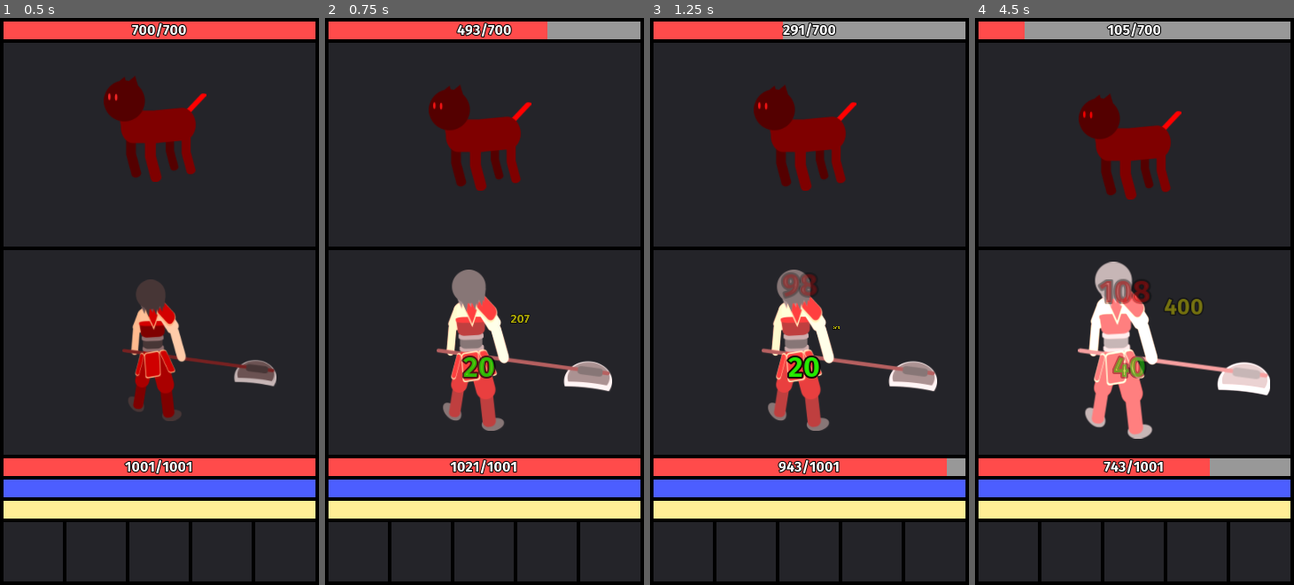
Above: before the commit, frames 1-4 (left to right).
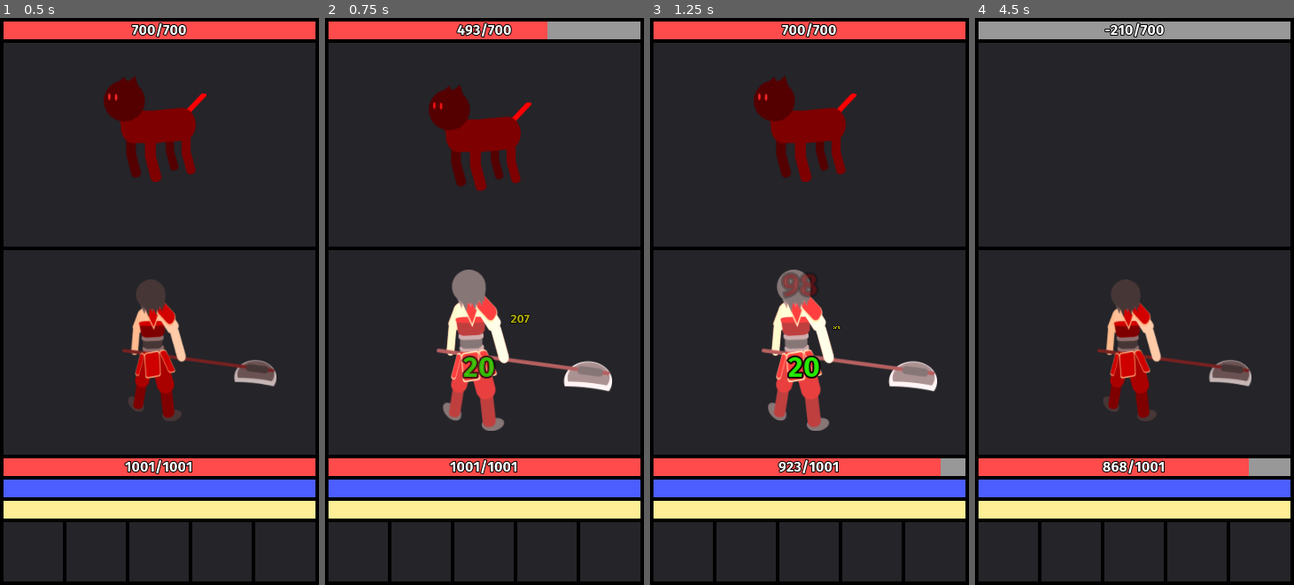
Above: after the commit, the same moments.

Repository: GitHubPiotr/Cartas-Mobile
Game: Godot game, scene res://engine/Level.tscn
The game is run twice, just before and just after one commit, with the same random seed, the same clock (stepped at 60 frames per second) and the same inputs.
Inputs (mouse positions are in pixels of both pictures, inside the frame that each line leads up to):
- Up to frame 1 (0.5 s): no input
- Up to frame 2 (0.75 s): tap Enter at 0.5 s; move the mouse to (554, 273) at 0.52 s; click (554, 273) at 0.67 s
- Up to frame 3 (1.25 s): no input
- Up to frame 4 (4.5 s): move the mouse to (1070, 329) at 1.27 s; click (1070, 329) at 1.42 s; move the mouse to (1166, 176) at 2.02 s; click (1166, 176) at 2.17 s; move the mouse to (1118, 414) at 2.77 s; click (1118, 414) at 2.92 s; move the mouse to (1230, 386) at 3.52 s; click (1230, 386) at 3.67 s; move the mouse to (1038, 216) at 4.27 s; click (1038, 216) at 4.42 s

Frame 1 is identical in both runs. In frame 2, 0.3% of the frame differs, in the area x 38-61%, y 77-81%; in frame 3, 3.5%; in frame 4, 10%, in the area x 1-93%, y 0-81%.

Commit message:
Bug Fixes

Diff:
--- a/engine/Level.gd
+++ b/engine/Level.gd
@@ -13,7 +13,7 @@
 	var panel_layout = $PanelLayout
 
 	var player = Player.instance()
-	player.init(1, 1, 1001, 50, 100, 222, 0.10, 0.10, 10, 200, 0.1)
+	player.init(1, 1, 1001, 50, 10, 222, 0.10, 0.10, 10, 200, 0.1)
 	player.global_position = Vector2(225, 375)
 	add_child(player)
 
--- a/gui/GamePanel.tscn
+++ b/gui/GamePanel.tscn
@@ -44,7 +44,7 @@
 [node name="LevelPanel" type="ColorRect"]
 margin_right = 360.0
 margin_bottom = 640.0
-color = Color( 0.4, 0.278431, 0.278431, 1 )
+color = Color( 0, 0, 0, 1 )
 __meta__ = {
 "_edit_use_anchors_": false
 }
--- /dev/null
+++ b/menu/MainMenu.gd
@@ -0,0 +1 @@
+extends Node
--- /dev/null
+++ b/menu/MainMenu.tscn
@@ -0,0 +1,11 @@
+[gd_scene load_steps=3 format=2]
+
+[ext_resource path="res://menu/Panel.tscn" type="PackedScene" id=1]
+[ext_resource path="res://menu/MainMenu.gd" type="Script" id=2]
+
+[node name="MainMenu" type="Node"]
+script = ExtResource( 2 )
+
+[node name="Panel" parent="." instance=ExtResource( 1 )]
+
+[node name="Tween" type="Tween" parent="."]
--- a/menu/Menu.tscn
+++ /dev/null
@@ -1,135 +0,0 @@
-[gd_scene load_steps=5 format=2]
-
-[ext_resource path="res://menu/path1024.png" type="Texture" id=1]
-[ext_resource path="res://menu/rysunek-5.png" type="Texture" id=2]
-[ext_resource path="res://menu/path312.png" type="Texture" id=3]
-[ext_resource path="res://menu/path1269.png" type="Texture" id=4]
-
-[node name="VBoxContainer" type="VBoxContainer"]
-margin_left = 4.0
-margin_top = 4.0
-margin_right = 356.0
-margin_bottom = 636.0
-__meta__ = {
-"_edit_use_anchors_": false
-}
-
-[node name="HBoxContainer" type="HBoxContainer" parent="."]
-margin_right = 352.0
-margin_bottom = 85.0
-rect_min_size = Vector2( 0, 85 )
-
-[node name="Panel" type="Panel" parent="HBoxContainer"]
-margin_right = 85.0
-margin_bottom = 85.0
-rect_min_size = Vector2( 85, 85 )
-
-[node name="VBoxContainer" type="VBoxContainer" parent="HBoxContainer"]
-margin_left = 89.0
-margin_right = 352.0
-margin_bottom = 85.0
-rect_min_size = Vector2( 0, 70 )
-size_flags_horizontal = 3
-
-[node name="Panel" type="Panel" parent="HBoxContainer/VBoxContainer"]
-margin_right = 263.0
-margin_bottom = 40.0
-size_flags_horizontal = 3
-size_flags_vertical = 3
-
-[node name="Panel2" type="Panel" parent="HBoxContainer/VBoxContainer"]
-margin_top = 44.0
-margin_right = 263.0
-margin_bottom = 85.0
-size_flags_horizontal = 3
-size_flags_vertical = 3
-
-[node name="VBoxContainer2" type="GridContainer" parent="."]
-margin_top = 89.0
-margin_right = 352.0
-margin_bottom = 543.0
-size_flags_horizontal = 3
-size_flags_vertical = 3
-columns = 2
-
-[node name="Character" type="Panel" parent="VBoxContainer2"]
-margin_right = 174.0
-margin_bottom = 225.0
-size_flags_horizontal = 3
-size_flags_vertical = 3
-
-[node name="Sprite" type="Sprite" parent="VBoxContainer2/Character"]
-position = Vector2( 29.8758, 38.2535 )
-scale = Vector2( 0.21, 0.21 )
-texture = ExtResource( 1 )
-centered = false
-
-[node name="Map" type="Panel" parent="VBoxContainer2"]
-margin_left = 178.0
-margin_right = 352.0
-margin_bottom = 225.0
-size_flags_horizontal = 3
-size_flags_vertical = 3
-
-[node name="Sprite" type="Sprite" parent="VBoxContainer2/Map"]
-position = Vector2( 87.2891, 119.186 )
-scale = Vector2( 0.26, 0.26 )
-texture = ExtResource( 3 )
-
-[node name="Upgrade" type="Panel" parent="VBoxContainer2"]
-margin_top = 229.0
-margin_right = 174.0
-margin_bottom = 454.0
-size_flags_horizontal = 3
-size_flags_vertical = 3
-
-[node name="Sprite" type="Sprite" parent="VBoxContainer2/Upgrade"]
-position = Vector2( 84.7139, 114.18 )
-scale = Vector2( 0.4, 0.4 )
-texture = ExtResource( 2 )
-
-[node name="Alchemy" type="Panel" parent="VBoxContainer2"]
-margin_left = 178.0
-margin_top = 229.0
-margin_right = 352.0
-margin_bottom = 454.0
-size_flags_horizontal = 3
-size_flags_vertical = 3
-
-[node name="Sprite" type="Sprite" parent="VBoxContainer2/Alchemy"]
-position = Vector2( 87.8568, 114.497 )
-scale = Vector2( 0.23, 0.23 )
-texture = ExtResource( 4 )
-
-[node name="VBoxContainer3" type="HBoxContainer" parent="."]
-margin_top = 547.0
-margin_right = 352.0
-margin_bottom = 632.0
-rect_min_size = Vector2( 0, 85 )
-
-[node name="Panel" type="Panel" parent="VBoxContainer3"]
-margin_right = 85.0
-margin_bottom = 85.0
-size_flags_horizontal = 3
-size_flags_vertical = 3
-
-[node name="Panel2" type="Panel" parent="VBoxContainer3"]
-margin_left = 89.0
-margin_right = 174.0
-margin_bottom = 85.0
-size_flags_horizontal = 3
-size_flags_vertical = 3
-
-[node name="Panel3" type="Panel" parent="VBoxContainer3"]
-margin_left = 178.0
-margin_right = 263.0
-margin_bottom = 85.0
-size_flags_horizontal = 3
-size_flags_vertical = 3
-
-[node name="Panel4" type="Panel" parent="VBoxContainer3"]
-margin_left = 267.0
-margin_right = 352.0
-margin_bottom = 85.0
-size_flags_horizontal = 3
-size_flags_vertical = 3
--- /dev/null
+++ b/menu/Panel.gd
@@ -0,0 +1,17 @@
+extends ColorRect
+
+var character_clicked
+var map_clicked
+var upgrade_clicked
+var alchemy_clicked
+
+func _on_Character_gui_input(event):
+	if event is InputEventMouseButton and \
+		event.button_index == BUTTON_LEFT and event.pressed:
+			character_clicked = true
+			$Tween.interpolate_property($PanelLayout/Buttons/Character.get_material(),
+				"shader_param/bright_amount",
+				0, 1, 0.5,
+				Tween.TRANS_CUBIC, Tween.EASE_OUT)
+			$Tween.start()
+	else: character_clicked = false
--- /dev/null
+++ b/menu/Panel.tscn
@@ -0,0 +1,161 @@
+[gd_scene load_steps=9 format=2]
+
+[ext_resource path="res://menu/path1024.png" type="Texture" id=1]
+[ext_resource path="res://menu/rysunek-5.png" type="Texture" id=2]
+[ext_resource path="res://menu/path312.png" type="Texture" id=3]
+[ext_resource path="res://menu/rysunek-8.png" type="Texture" id=4]
+[ext_resource path="res://menu/rysunek-4.png" type="Texture" id=5]
+[ext_resource path="res://menu/Panel.gd" type="Script" id=6]
+[ext_resource path="res://units/extra/bright.shader" type="Shader" id=7]
+
+[sub_resource type="ShaderMaterial" id=1]
+shader = ExtResource( 7 )
+shader_param/bright_amount = 0.0
+
+[node name="Panel" type="ColorRect"]
+margin_right = 360.0
+margin_bottom = 640.0
+color = Color( 0, 0, 0, 1 )
+script = ExtResource( 6 )
+__meta__ = {
+"_edit_use_anchors_": false
+}
+
+[node name="PanelLayout" type="VBoxContainer" parent="."]
+margin_left = 4.0
+margin_top = 4.0
+margin_right = 356.0
+margin_bottom = 636.0
+__meta__ = {
+"_edit_use_anchors_": false
+}
+
+[node name="TopContainer" type="HBoxContainer" parent="PanelLayout"]
+margin_right = 352.0
+margin_bottom = 85.0
+rect_min_size = Vector2( 0, 85 )
+
+[node name="Panel" type="Panel" parent="PanelLayout/TopContainer"]
+margin_right = 85.0
+margin_bottom = 85.0
+rect_min_size = Vector2( 85, 85 )
+
+[node name="Sprite" type="Sprite" parent="PanelLayout/TopContainer/Panel"]
+position = Vector2( 42.8568, 42.2266 )
+scale = Vector2( 0.15, 0.15 )
+texture = ExtResource( 5 )
+
+[node name="VBoxContainer" type="VBoxContainer" parent="PanelLayout/TopContainer"]
+margin_left = 89.0
+margin_right = 352.0
+margin_bottom = 85.0
+rect_min_size = Vector2( 0, 70 )
+size_flags_horizontal = 3
+
+[node name="Panel" type="Panel" parent="PanelLayout/TopContainer/VBoxContainer"]
+margin_right = 263.0
+margin_bottom = 40.0
+size_flags_horizontal = 3
+size_flags_vertical = 3
+
+[node name="Panel2" type="Panel" parent="PanelLayout/TopContainer/VBoxContainer"]
+margin_top = 44.0
+margin_right = 263.0
+margin_bottom = 85.0
+size_flags_horizontal = 3
+size_flags_vertical = 3
+
+[node name="Buttons" type="GridContainer" parent="PanelLayout"]
+margin_top = 89.0
+margin_right = 352.0
+margin_bottom = 543.0
+size_flags_horizontal = 3
+size_flags_vertical = 3
+columns = 2
+
+[node name="Character" type="Panel" parent="PanelLayout/Buttons"]
+material = SubResource( 1 )
+margin_right = 174.0
+margin_bottom = 225.0
+size_flags_horizontal = 3
+size_flags_vertical = 3
+
+[node name="Sprite" type="Sprite" parent="PanelLayout/Buttons/Character"]
+use_parent_material = true
+position = Vector2( 29.8758, 38.2535 )
+scale = Vector2( 0.21, 0.21 )
+texture = ExtResource( 1 )
+centered = false
+
+[node name="Map" type="Panel" parent="PanelLayout/Buttons"]
+margin_left = 178.0
+margin_right = 352.0
+margin_bottom = 225.0
+size_flags_horizontal = 3
+size_flags_vertical = 3
+
+[node name="Sprite" type="Sprite" parent="PanelLayout/Buttons/Map"]
+position = Vector2( 87.2891, 119.186 )
+scale = Vector2( 0.26, 0.26 )
+texture = ExtResource( 3 )
+
+[node name="Upgrade" type="Panel" parent="PanelLayout/Buttons"]
+margin_top = 229.0
+margin_right = 174.0
+margin_bottom = 454.0
+size_flags_horizontal = 3
+size_flags_vertical = 3
+
+[node name="Sprite" type="Sprite" parent="PanelLayout/Buttons/Upgrade"]
+position = Vector2( 84.7139, 114.18 )
+scale = Vector2( 0.4, 0.4 )
+texture = ExtResource( 2 )
+
+[node name="Alchemy" type="Panel" parent="PanelLayout/Buttons"]
+margin_left = 178.0
+margin_top = 229.0
+margin_right = 352.0
+margin_bottom = 454.0
+size_flags_horizontal = 3
+size_flags_vertical = 3
+
+[node name="Sprite" type="Sprite" parent="PanelLayout/Buttons/Alchemy"]
+position = Vector2( 87.8568, 114.497 )
+scale = Vector2( 0.23, 0.23 )
+texture = ExtResource( 4 )
+
+[node name="VBoxContainer3" type="HBoxContainer" parent="PanelLayout"]
+margin_top = 547.0
+margin_right = 352.0
+margin_bottom = 632.0
+rect_min_size = Vector2( 0, 85 )
+
+[node name="Panel" type="Panel" parent="PanelLayout/VBoxContainer3"]
+margin_right = 85.0
+margin_bottom = 85.0
+size_flags_horizontal = 3
+size_flags_vertical = 3
+
+[node name="Panel2" type="Panel" parent="PanelLayout/VBoxContainer3"]
+margin_left = 89.0
+margin_right = 174.0
+margin_bottom = 85.0
+size_flags_horizontal = 3
+size_flags_vertical = 3
+
+[node name="Panel3" type="Panel" parent="PanelLayout/VBoxContainer3"]
+margin_left = 178.0
+margin_right = 263.0
+margin_bottom = 85.0
+size_flags_horizontal = 3
+size_flags_vertical = 3
+
+[node name="Panel4" type="Panel" parent="PanelLayout/VBoxContainer3"]
+margin_left = 267.0
+margin_right = 352.0
+margin_bottom = 85.0
+size_flags_horizontal = 3
+size_flags_vertical = 3
+
+[node name="Tween" type="Tween" parent="."]
+[connection signal="gui_input" from="PanelLayout/Buttons/Character" to="." method="_on_Character_gui_input"]
--- a/units/Unit.gd
+++ b/units/Unit.gd
@@ -9,11 +9,13 @@
 
 var cooldown
 var fixed_damage
+var max_health
 
 signal reset_cooldown
 signal attack
 
 func _ready():
+	max_health = stats.health
 	connect("reset_cooldown", self, "_reset_cooldown")
 	connect("attack", self, "_attack")
 
@@ -47,6 +49,8 @@
 
 func _heal(lifesteal_value):
 	stats.health += lifesteal_value
+	if stats.health > max_health:
+		stats.health = max_health
 
 func set_stats(level, experience, health, mana, condition, damage,
 	critical_chance, evasion_chance, armour, speed, lifesteal):
--- a/units/player/Player.gd
+++ b/units/player/Player.gd
@@ -19,17 +19,22 @@
 		cooldown = Game.COOLDOWN
 
 func _attack(target):
-	print(stats.damage, " ", self.name)
 	._attack(target)
+	change_condition()
 	if fixed_damage == 0: fixed_damage = "miss"
-	$AttackInfo.show_damage(fixed_damage)
+	$Info/Attack.show_damage(fixed_damage)
 
 func _take_damage(fixed_damage):
 	._take_damage(fixed_damage)
-	$TakeDamageInfo.show_take_damage(fixed_damage)
+	$Info/TakeDamage.show_take_damage(fixed_damage)
 	Game.GET_NODE_FROM_REFERENCE_LIST("HealthBar").emit_signal("set_health", stats.health)
 
 func _heal(lifesteal_value):
 	._heal(lifesteal_value)
-	$HealInfo.show_heal(lifesteal_value)
+	$Info/Heal.show_heal(lifesteal_value)
 	Game.GET_NODE_FROM_REFERENCE_LIST("HealthBar").emit_signal("set_health", stats.health)
+
+func change_condition():
+	stats.condition -= 1
+	if stats.condition <= 0:
+		print("condition")
--- a/units/player/Player.tscn
+++ b/units/player/Player.tscn
@@ -56,12 +56,14 @@
 anims/stun = ExtResource( 5 )
 anims/take_damage = ExtResource( 6 )
 
-[node name="AttackInfo" type="Node2D" parent="."]
+[node name="Info" type="Node2D" parent="."]
+
+[node name="Attack" type="Node2D" parent="Info"]
 position = Vector2( -20, -20 )
 scale = Vector2( 0.2, 0.2 )
 script = ExtResource( 8 )
 
-[node name="Label" type="Label" parent="AttackInfo"]
+[node name="Label" type="Label" parent="Info/Attack"]
 margin_top = -19.5
 margin_bottom = 19.5
 size_flags_horizontal = 5
@@ -73,19 +75,19 @@
 "_edit_use_anchors_": false
 }
 
-[node name="Tween" type="Tween" parent="AttackInfo"]
+[node name="Tween" type="Tween" parent="Info/Attack"]
 
-[node name="Timer" type="Timer" parent="AttackInfo"]
+[node name="Timer" type="Timer" parent="Info/Attack"]
 wait_time = 0.5
 one_shot = true
 autostart = true
 
-[node name="TakeDamageInfo" type="Node2D" parent="."]
+[node name="TakeDamage" type="Node2D" parent="Info"]
 position = Vector2( -55, -20 )
 scale = Vector2( 1.1, 1.1 )
 script = ExtResource( 9 )
 
-[node name="Label" type="Label" parent="TakeDamageInfo"]
+[node name="Label" type="Label" parent="Info/TakeDamage"]
 margin_left = -50.0
 margin_top = -19.5
 margin_right = 50.0
@@ -101,14 +103,14 @@
 "_edit_use_anchors_": false
 }
 
-[node name="Tween" type="Tween" parent="TakeDamageInfo"]
+[node name="Tween" type="Tween" parent="Info/TakeDamage"]
 
-[node name="Timer" type="Timer" parent="TakeDamageInfo"]
+[node name="Timer" type="Timer" parent="Info/TakeDamage"]
 
-[node name="HealInfo" type="Node2D" parent="."]
+[node name="Heal" type="Node2D" parent="Info"]
 script = ExtResource( 7 )
 
-[node name="Label" type="Label" parent="HealInfo"]
+[node name="Label" type="Label" parent="Info/Heal"]
 margin_left = -75.0
 margin_right = -26.0
 margin_bottom = 39.0
@@ -121,6 +123,6 @@
 "_edit_use_anchors_": false
 }
 
-[node name="Tween" type="Tween" parent="HealInfo"]
+[node name="Tween" type="Tween" parent="Info/Heal"]
 
-[node name="Timer" type="Timer" parent="HealInfo"]
+[node name="Timer" type="Timer" parent="Info/Heal"]
Binary file removed: menu/path1269.png
Binary file added: menu/rysunek-8.png
Not shown, added: menu/rysunek-8.png.import
